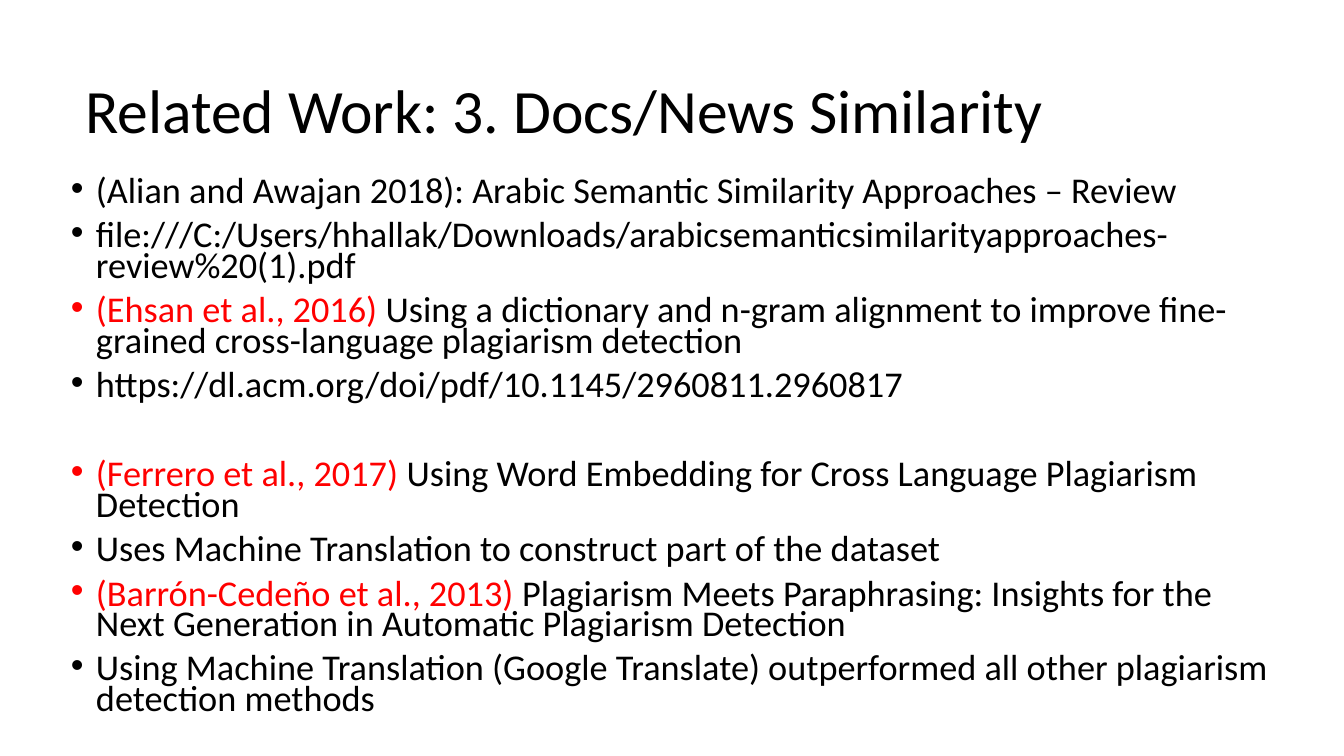
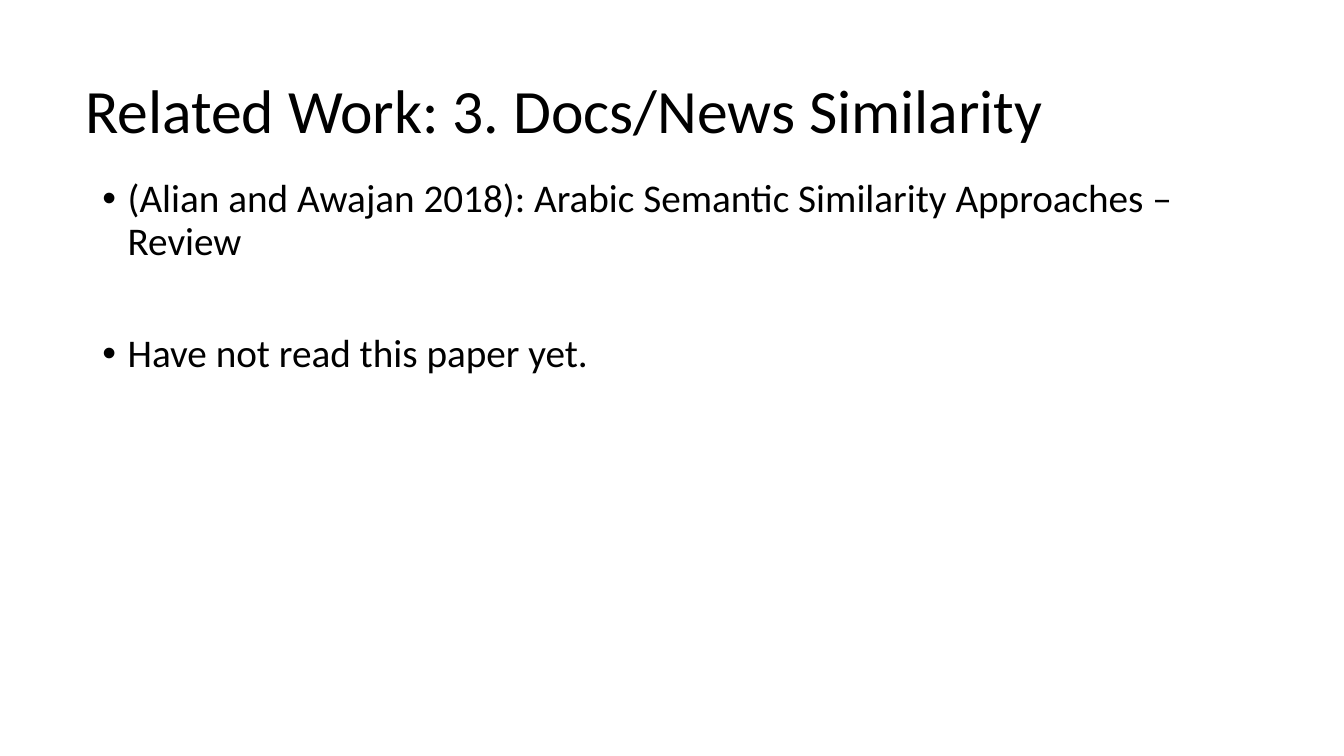
Before and after one commit to HussamHallak/TPDL2022, a slide deck: slide 14 of TPDL 2022 Paper Updates.pptx (slide 17 before the commit). Drawn at 1344x756 pixels with LibreOffice and Linux fonts; fonts in the diff are those of the drawing. Boxes give left, top, right and bottom in pixels: in the first picture for what was removed or moved away, otherwise in the second. Text is boxed around its words. In the diff, an @@ line names an element or a change of style, - is before the commit and + after.

```diff
--- a/TPDL 2022 Paper Updates.pptx
+++ b/TPDL 2022 Paper Updates.pptx
@@ text "(Alian and Awajan 2018): Arabic ...": place and size @@
-text "(Alian and Awajan 2018): Arabic ..." at (96, 176, 1268, 712)
+text "(Alian and Awajan 2018): Arabic ..." at (128, 183, 1144, 374)
@@ text at (128, 183, 1144, 256): size 25.9 to 28 pt in "(Alian and Awajan 2018): Arabic Semantic Similarity ..."; line spacing 0.7 to 0.9 @@
@@ text at (128, 339, 587, 374): text changed; size 25.9 to 28 pt @@
-• file:///C:/Users/hhallak/Downloads/arabicsemanticsimilarityapproaches-review%20(1).pdf
-• (Ehsan et al., 2016) Using a dictionary and n-gram alignment to improve fine-grained cross-language plagiarism detection
-• https://dl.acm.org/doi/pdf/10.1145/2960811.2960817
-• (Ferrero et al., 2017) Using Word Embedding for Cross Language Plagiarism Detection
-• Uses Machine Translation to construct part of the dataset
-• (Barrón-Cedeño et al., 2013) Plagiarism Meets Paraphrasing: Insights for the Next Generation in Automatic Plagiarism Detection
-• Using Machine Translation (Google Translate) outperformed all other plagiarism detection methods
+• Have not read this paper yet.
```
Also in this commit, not shown: 5 other slides changed, 1 slide added, 10 slides removed, 5 other files.
